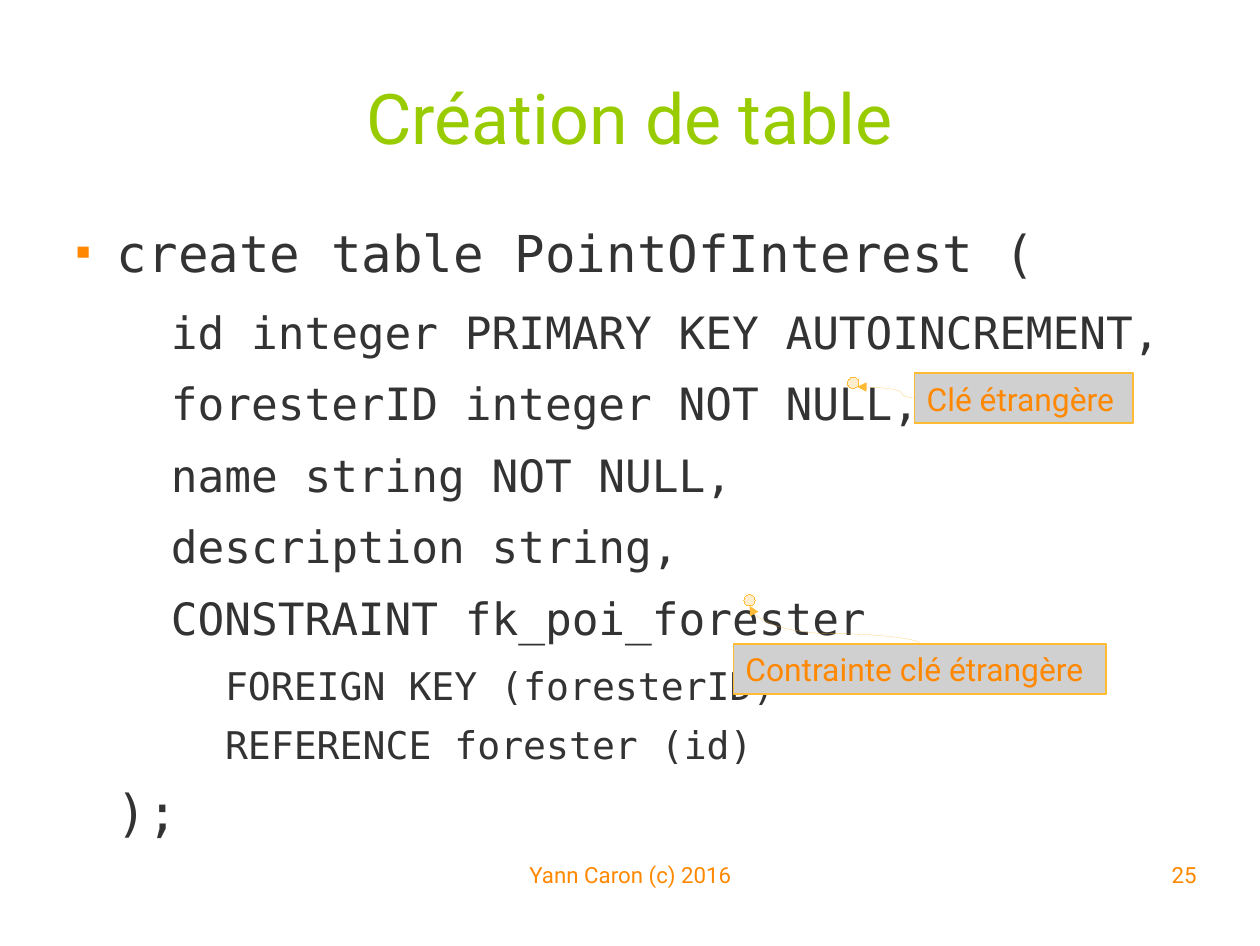
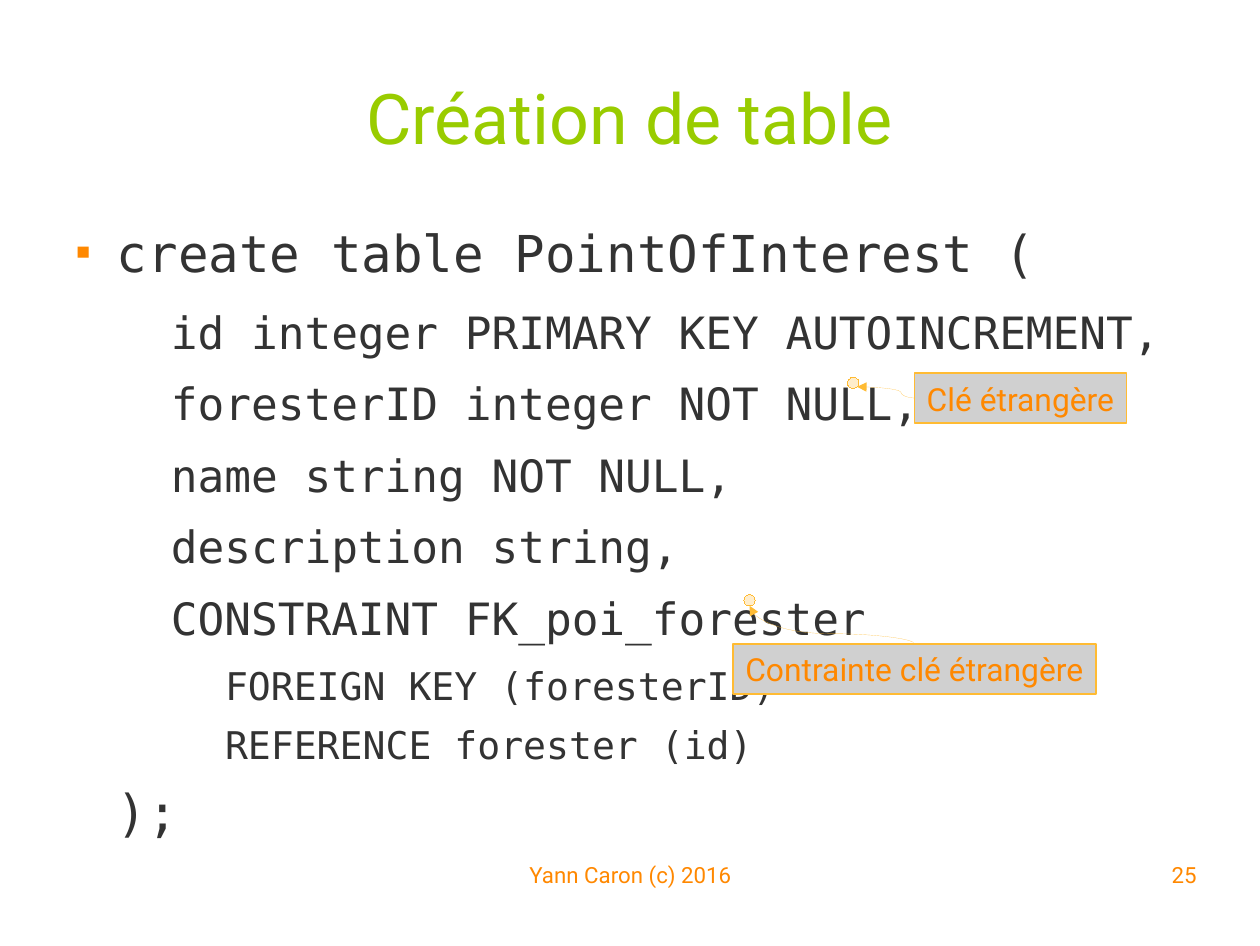
Before and after one commit to YannCaron/Android-ENSG, a slide deck: slide 25 of 10 - Spatialite.odp. Drawn at 1260x946 pixels with LibreOffice and Linux fonts; fonts in the diff are those of the drawing; grey boxes stand for pictures; background and template pictures are left out. Boxes give left, top, right and bottom in pixels: in the first picture for what was removed or moved away, otherwise in the second. Text is boxed around its words. In the diff, an @@ line names an element or a change of style, - is before the commit and + after.

```diff
--- a/10 - Spatialite.odp
+++ b/10 - Spatialite.odp
@@ picture "Clé étrangère": place and size @@
-picture "Clé étrangère" at bbox=[915, 373, 1133, 423]
+picture "Clé étrangère" at bbox=[915, 373, 1126, 423]
@@ text at bbox=[171, 599, 866, 645]: text changed @@
-  CONSTRAINT fk_poi_forester
+  CONSTRAINT FK_poi_forester
@@ curved arrow moved from (919, 644) - (750, 606) to (915, 644) - (750, 606) @@
@@ picture "Contrainte clé étrangère": place and size @@
-picture "Contrainte clé étrangère" at bbox=[733, 644, 1106, 694]
+picture "Contrainte clé étrangère" at bbox=[733, 644, 1095, 694]
```
Also in this commit, not shown: 15 other slides changed, 7 slides added, 4 slides removed, 5 other files.
